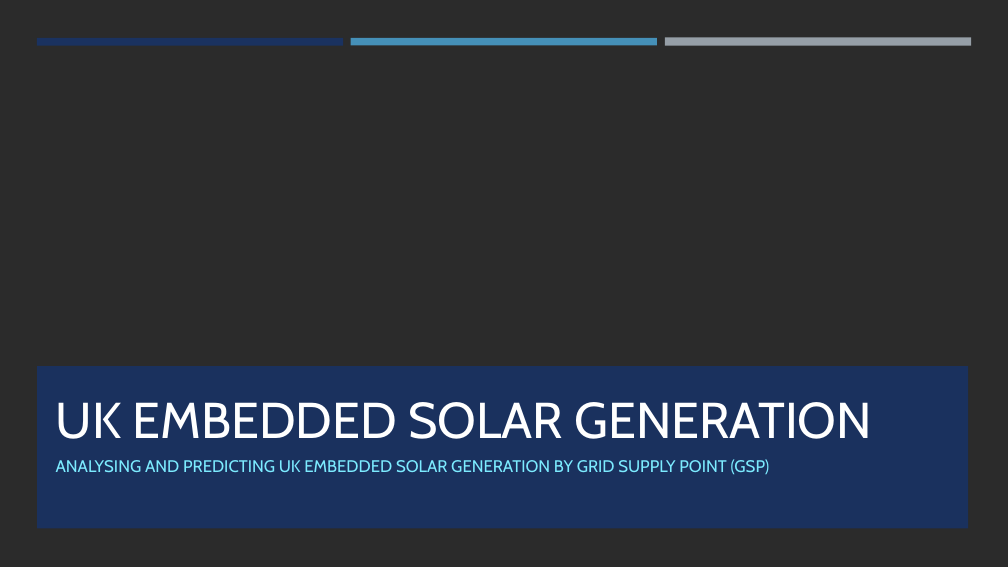
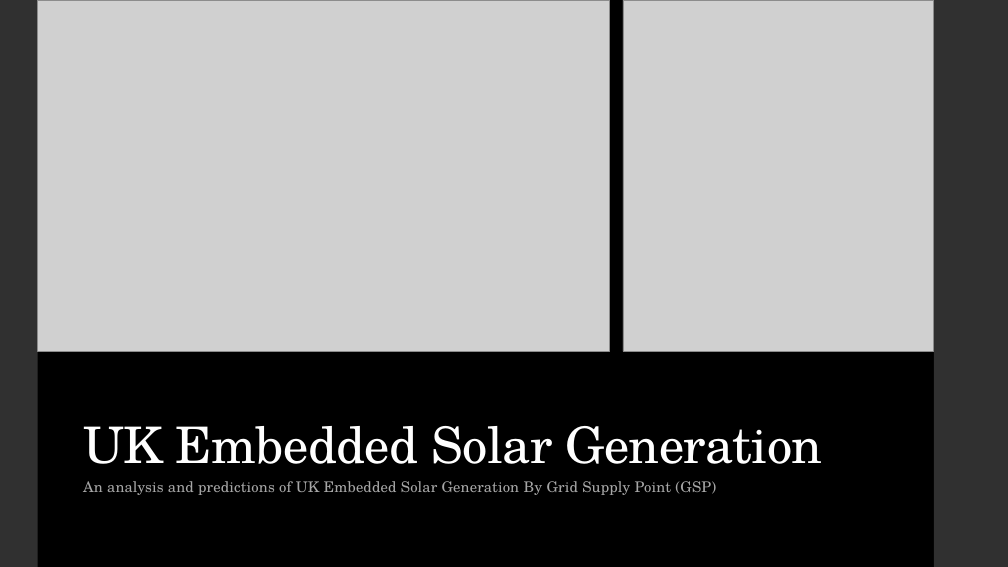
Before and after one commit to samhsforrest-collab/UK-Embedded-Solar-2026, a slide deck: slide 1 of presentation/UK Embedded Solar Generation.pptx. Drawn at 1008x567 pixels with LibreOffice and Linux fonts; fonts in the diff are those of the drawing; grey boxes stand for pictures; background and template pictures are left out; a plain dark background stands for a picture behind light text. Boxes give left, top, right and bottom in pixels: in the first picture for what was removed or moved away, otherwise in the second. Text is boxed around its words. In the diff, an @@ line names an element or a change of style, - is before the commit and + after.

```diff
--- a/presentation/UK Embedded Solar Generation.pptx
+++ b/presentation/UK Embedded Solar Generation.pptx
@@ background picture (left out) to #000000 @@
@@ rectangle removed at bbox=[0, 0, 1008, 567] @@
@@ rectangle added at bbox=[0, 0, 38, 567], fill #303030 @@
@@ picture added at bbox=[38, 0, 609, 352] @@
@@ picture added at bbox=[623, 0, 934, 352] @@
@@ rectangle added at bbox=[934, 0, 1008, 567], fill #303030 @@
@@ rectangle removed at bbox=[37, 38, 343, 45] @@
@@ rectangle removed at bbox=[351, 38, 657, 45] @@
@@ rectangle removed at bbox=[665, 38, 971, 46] @@
@@ rectangle: place and size @@
-rectangle at bbox=[37, 366, 968, 529]
+rectangle at bbox=[0, 352, 934, 567]
@@ rectangle at bbox=[0, 352, 934, 567]: fill #1A3260 at 97% opacity to #000000 @@
@@ title at bbox=[83, 426, 822, 464]: text changed; font Cabin to TeX Gyre Schola @@
-UK EMBEDDED SOLAR GENERATION
+UK Embedded Solar Generation
@@ subtitle at bbox=[83, 481, 716, 495]: text changed; size 16 to 14 pt; font Cabin to TeX Gyre Schola; text colour #7CEBFF to #A6A6A6 @@
-ANALYSING AND PREDICTING UK EMBEDDED SOLAR GENERATION BY GRID SUPPLY POINT (GSP)
+An analysis and predictions of UK Embedded Solar Generation By Grid Supply Point (GSP)
```
Also in this commit, not shown: 3 other slides changed, 12 slides added, 3 slides removed, 8 other files.
